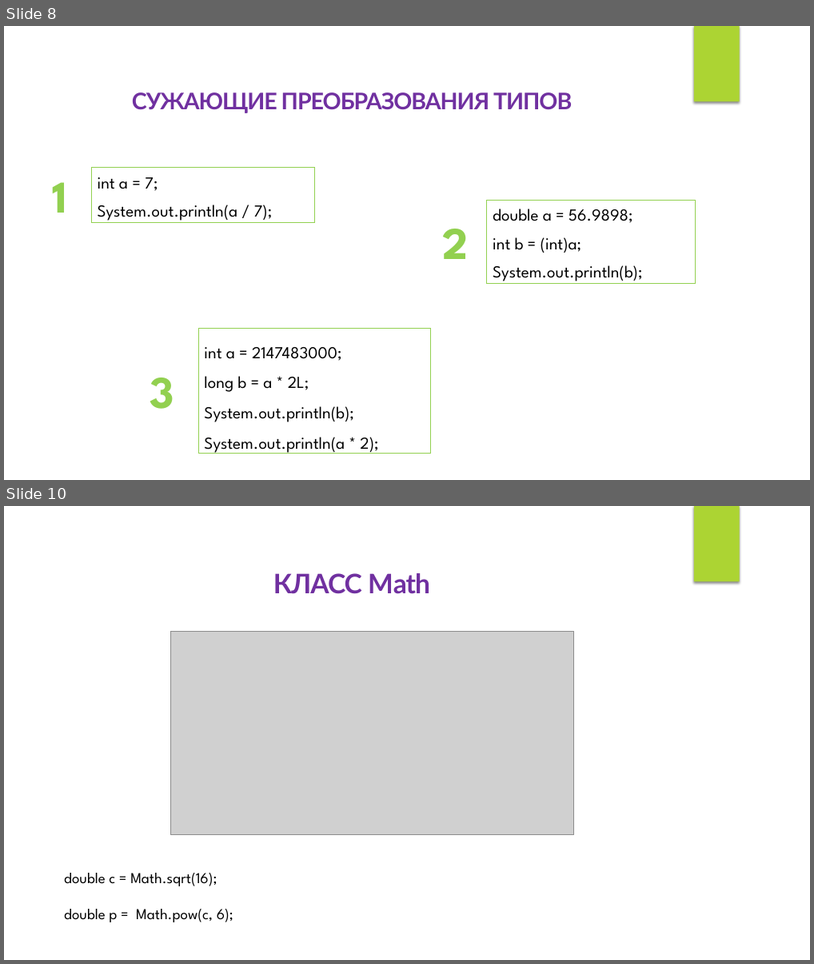
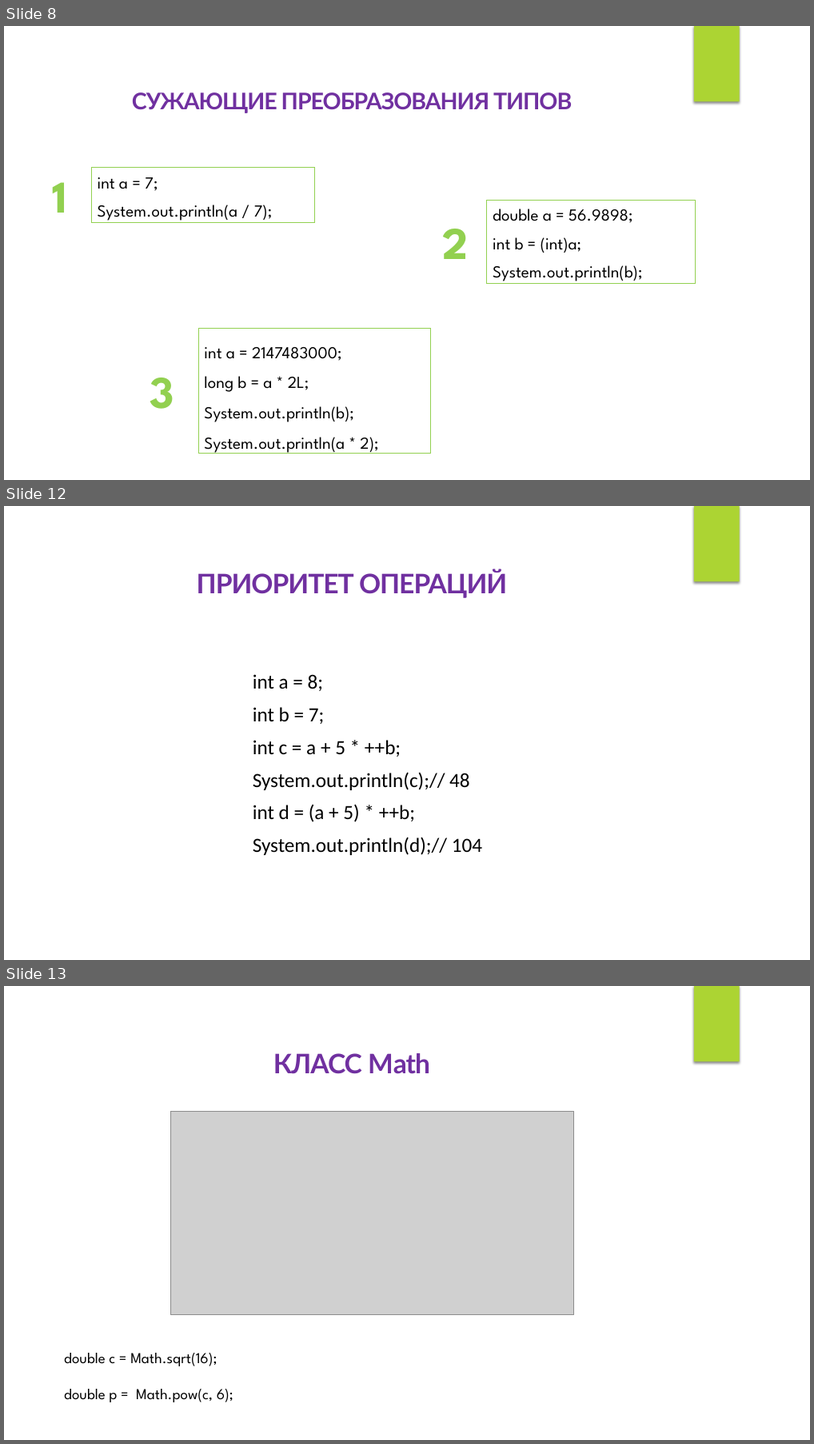
Before and after one commit to IriEfremova/LessonsCube, a slide deck: Samsung/Lesson3/Operation.pptx. Shown one above the other, each under a label of ours: slides 8 and 10 before the commit, slides 8, 12 and 13 after it; the slides between them are not shown. The pictures are 814x964 and 814x1444 pixels, drawn with LibreOffice and Linux fonts; fonts in the diff are those of the drawing; grey boxes stand for pictures. Boxes give left, top, right and bottom in pixels: in the first picture for what was removed or moved away, otherwise in the second. Text is boxed around its words. In the diff, an @@ line names an element or a change of style, - is before the commit and + after.

```diff
--- a/Samsung/Lesson3/Operation.pptx
+++ b/Samsung/Lesson3/Operation.pptx
@@ slide 12 added at (x1=4, y1=506, x2=810, y2=960), background #FFFFFF; not listed: 1 template element that a slide beside it also shows @@
@@ text added at (x1=197, y1=570, x2=507, y2=598), 32 pt, text #7030A0, bold @@
+ПРИОРИТЕТ ОПЕРАЦИЙ
@@ text added at (x1=253, y1=674, x2=482, y2=855), 24 pt, text #000000 @@
+int a = 8;
+int b = 7;
+int c = a + 5 * ++b;
+System.out.println(c);// 48
+int d = (a + 5) * ++b;
+System.out.println(d);// 104
@@ what was slide 10 is now slide 13 @@
```
Also in this commit, not shown: 1 slide changed, 15 other slides added, 12 slides removed, 1 other file.
